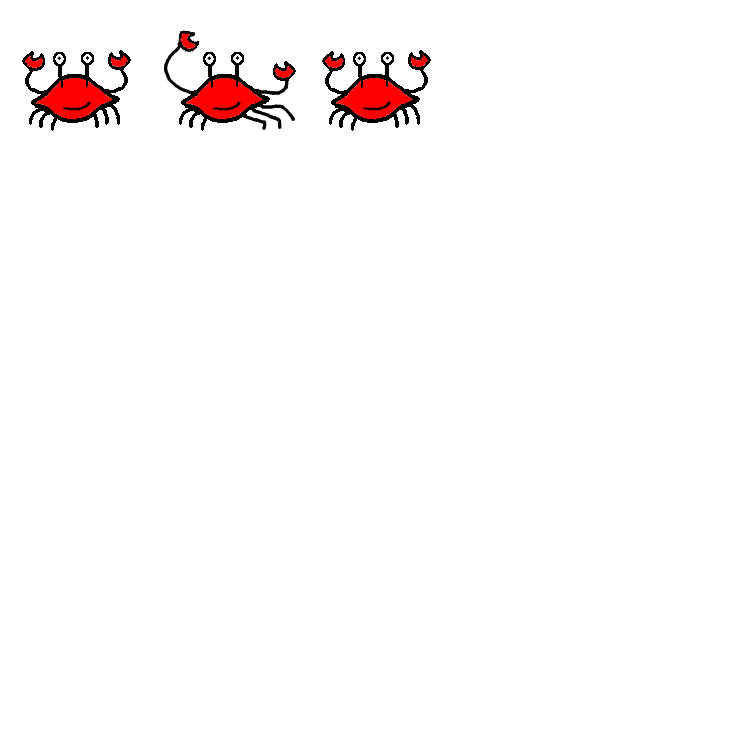
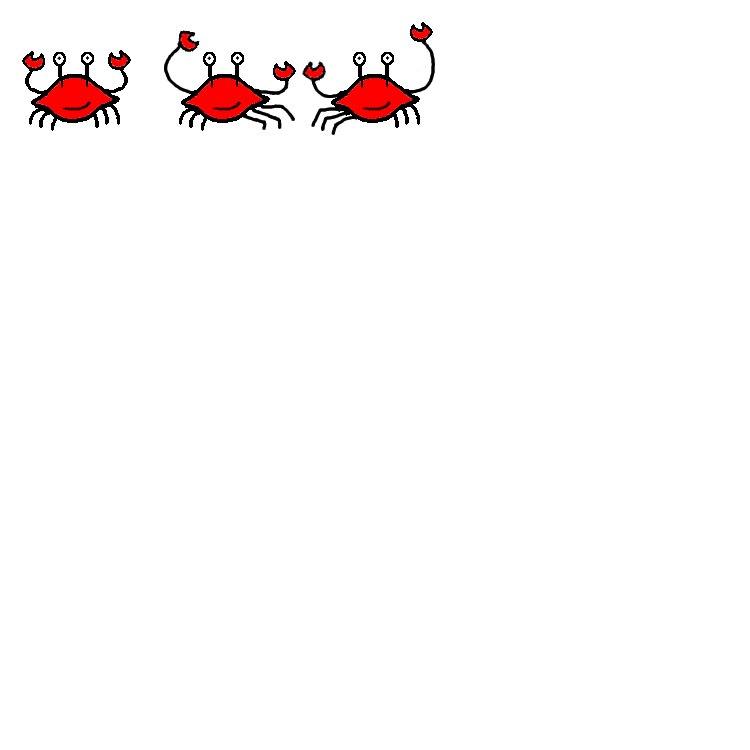
Revision of a layered 750px x 750px image; what changed, layer by layer:
painted on "Background" over [301, 22, 435, 135]
